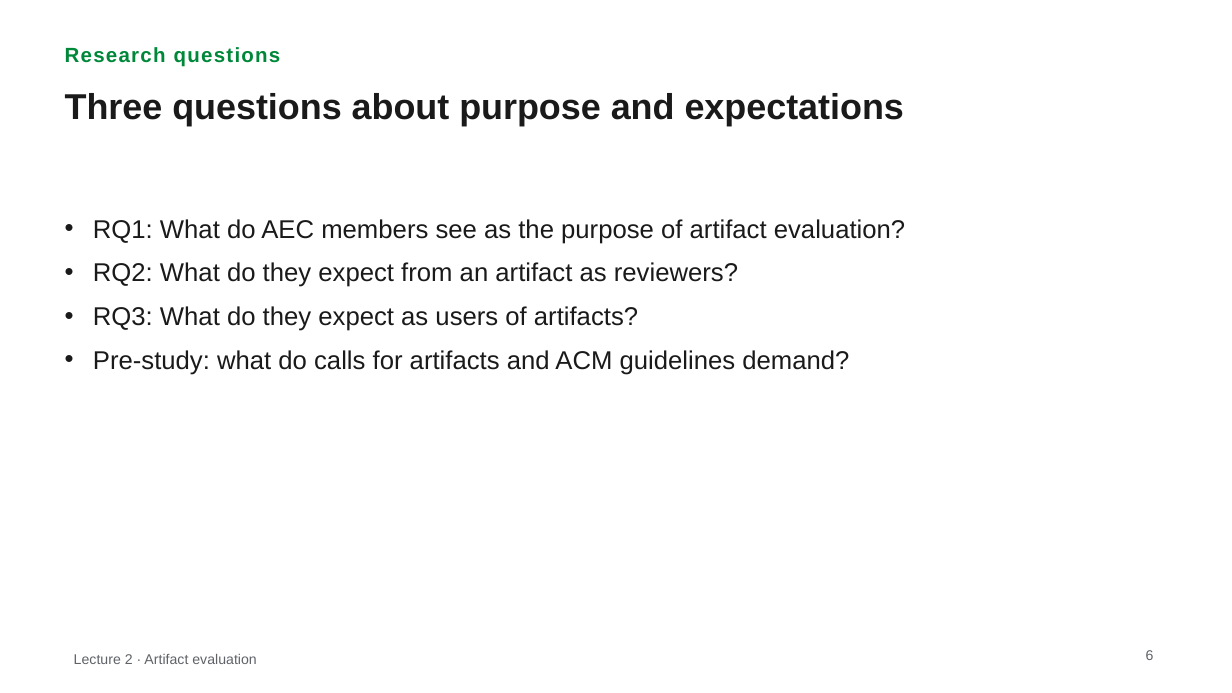
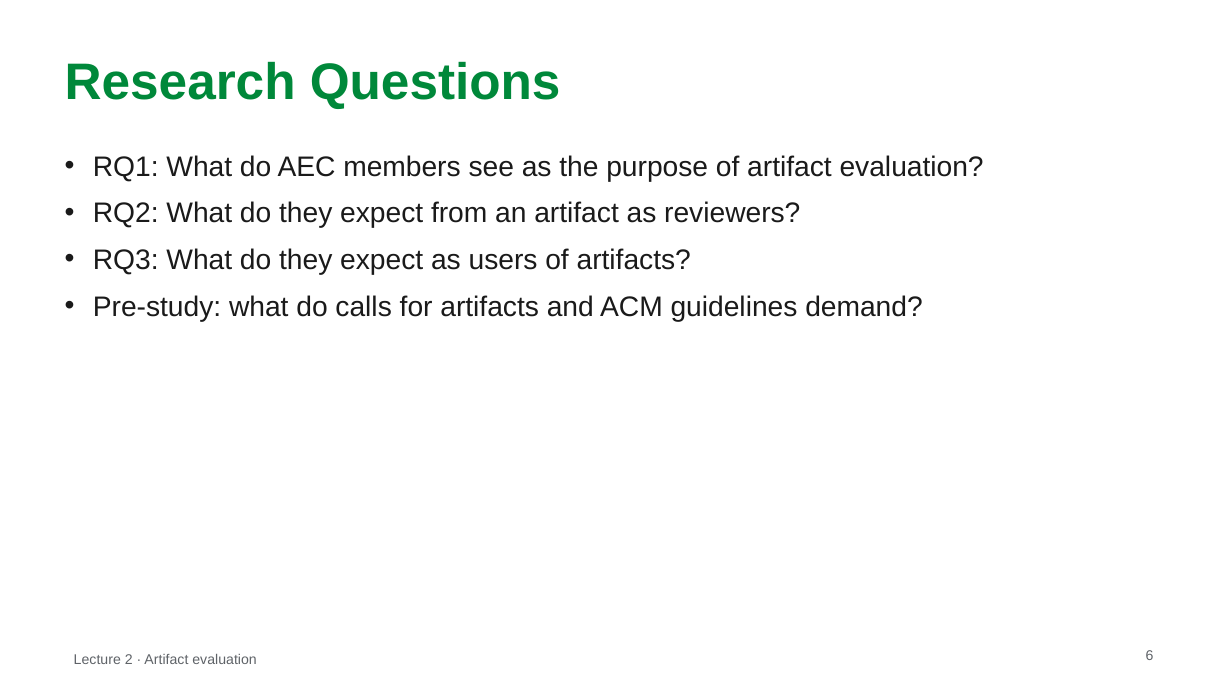
Before and after one commit to MarkAndreDuesing/Reprod_Docs_And_Notes, a slide deck: slide 6 of Vorl_2/slides/lecture2-style-B.pptx. Drawn at 1232x693 pixels with LibreOffice and Linux fonts; fonts in the diff are those of the drawing. Boxes give left, top, right and bottom in pixels: in the first picture for what was removed or moved away, otherwise in the second. Text is boxed around its words. In the diff, an @@ line names an element or a change of style, - is before the commit and + after.

```diff
--- a/Vorl_2/slides/lecture2-style-B.pptx
+++ b/Vorl_2/slides/lecture2-style-B.pptx
@@ text "Research Questions" at bbox=[65, 61, 561, 109]: vertical alignment top to middle @@
@@ text at bbox=[65, 61, 561, 109]: text changed; size 16 to 40 pt @@
-Research questions
+Research Questions
@@ text removed at bbox=[65, 93, 904, 126] @@
-Three questions about purpose and expectations
@@ text "RQ1: What do AEC members ...": place and size @@
-text "RQ1: What do AEC members ..." at bbox=[93, 219, 905, 375]
+text "RQ1: What do AEC members ..." at bbox=[93, 155, 984, 322]
@@ text "RQ1: What do AEC members ..." at bbox=[93, 155, 984, 322]: size 20 to 22 pt @@
```
Also in this commit, not shown: 26 other slides changed, 2 slides added, 2 slides removed, 2 other files.
